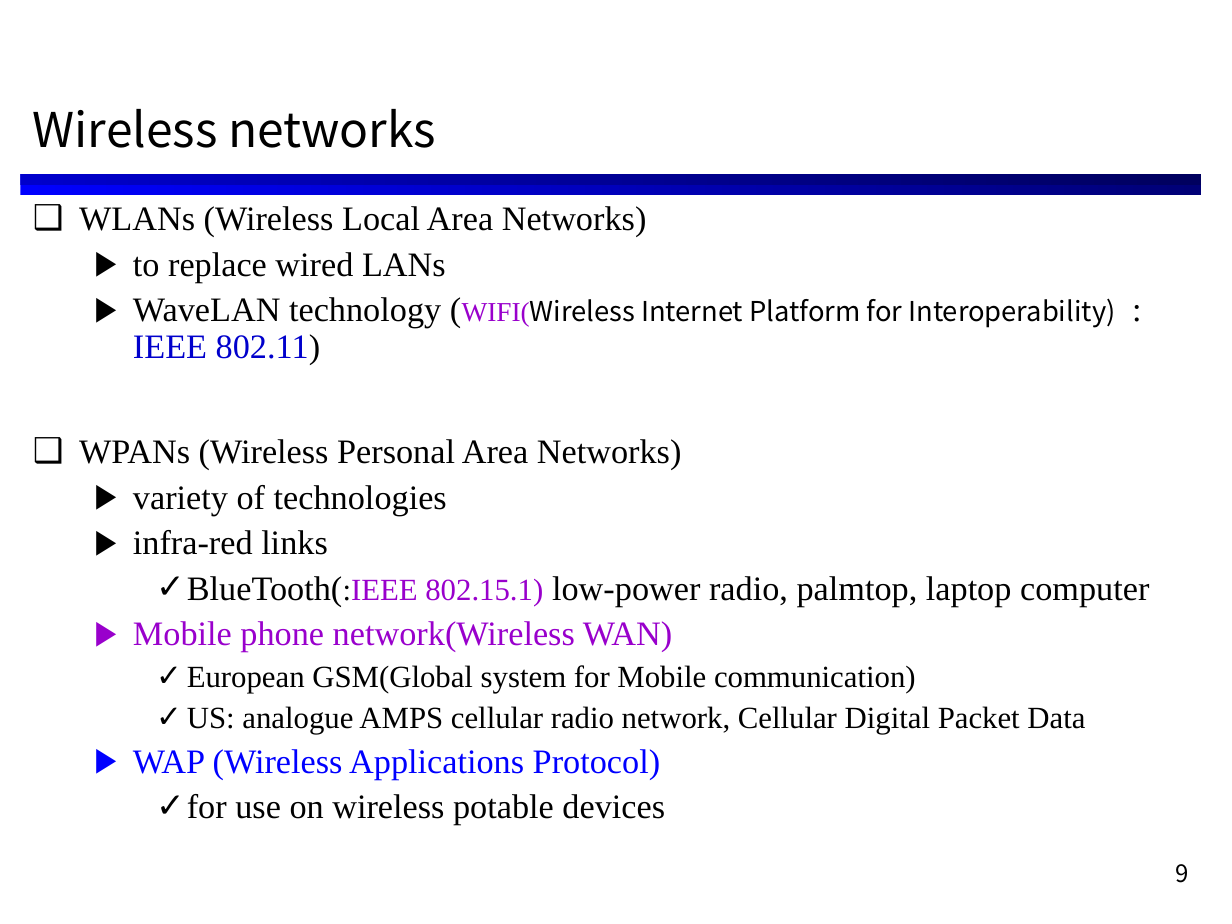
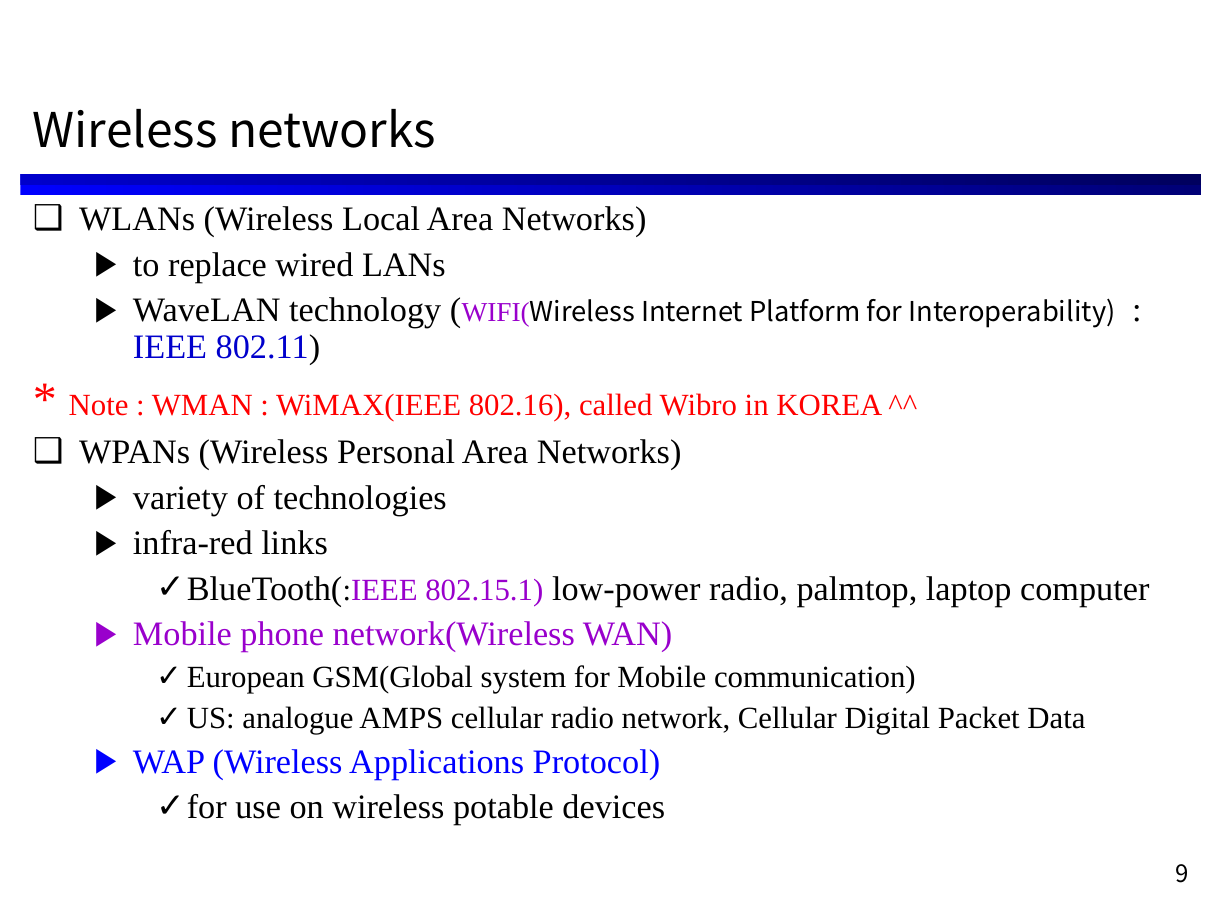
Before and after one commit to RainySummerLuo/DistributedComputingSystems, a slide deck: slide 9 of Lecture Notes/dist3.ppt. Drawn at 1232x924 pixels with LibreOffice and Linux fonts; fonts in the diff are those of the drawing. Boxes give left, top, right and bottom in pixels: in the first picture for what was removed or moved away, otherwise in the second. Text is boxed around its words. In the diff, an @@ line names an element or a change of style, - is before the commit and + after.

```diff
--- a/Lecture Notes/dist3.ppt
+++ b/Lecture Notes/dist3.ppt
@@ text at bbox=[69, 393, 882, 421]: text colour #FFFFFF to #FF0000 in "* Note : WMAN : WiMAX(IEEE 802.16), ..." @@
```
Also in this commit, not shown: 4 other slides changed, 8 other files.
